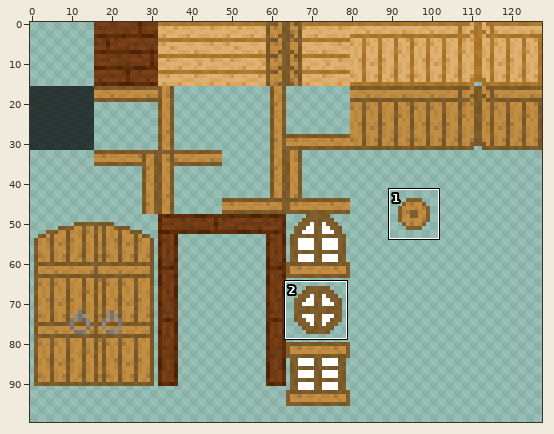
Pixel-art file: Assets/Aseprite/Tilesets/house.aseprite. The picture above shows the old version from afar; the outline marks the close-up.
Close-up. The starting point:
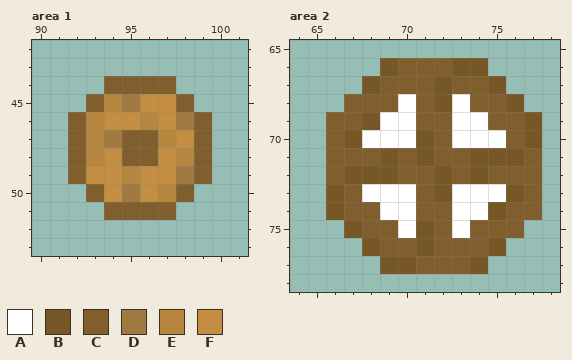
128x128 pixels, 1 frame. Colours within 5 levels of each other are drawn and written as one. Shown: area 1: x 90..101, y 42..53; area 2: x 64..78, y 65..78. The wide view leaves out empty margins. The commit also changed other parts of the picture, which this record leaves out.
Visible layers, top first: "Layer 2", "Layer 1".
Palette (. is transparent): A #ffffff  B #785727  C #805e2e  D #a07940  E #b6853e  F #c38e42
Pixels before, area 1, first column x 92:
44 ..CCCC..
45 .CEDFFC.
46 CEFFEFDC
47 CEDCCEFC
48 CEFCCFEC
49 CFFEFFDC
50 .CFDFEC.
51 ..CCCC..
Pixels before, area 2, first column x 66:
66 ...BCCCBB...
67 ..BCCCBCCB..
68 .CCCACBACCB.
69 CCBAACCAACCB
70 CBAAABCAAACB
71 CCCBCBCCBBBC
72 CBBBCCBCBCCC
73 BCAAACBAAABC
74 BCCAACCAABCC
75 .BCCABCACCC.
76 ..BCCBCCCB..
77 ...BBCCCB...
After:
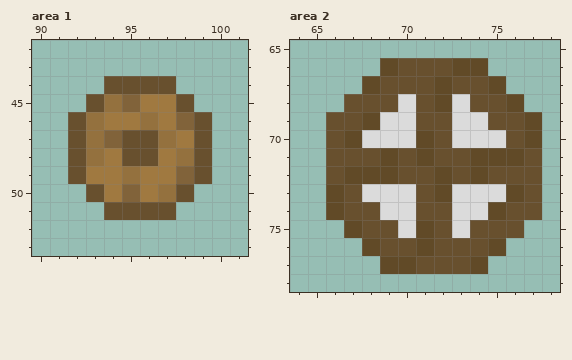
The edit:
colour A: #ffffff -> #dbdbdb
colour B: #785727 -> #614a27
colour C: #805e2e -> #68502e
colour D: #a07940 -> #81633a
colour E: #b6853e -> #94713e
colour F: #c38e42 -> #a07940
Changed places in both close-ups, as pixel boxes (x1, y1, x2, y2):
changed: (68, 76, 212, 220)
changed: (326, 58, 542, 274)
